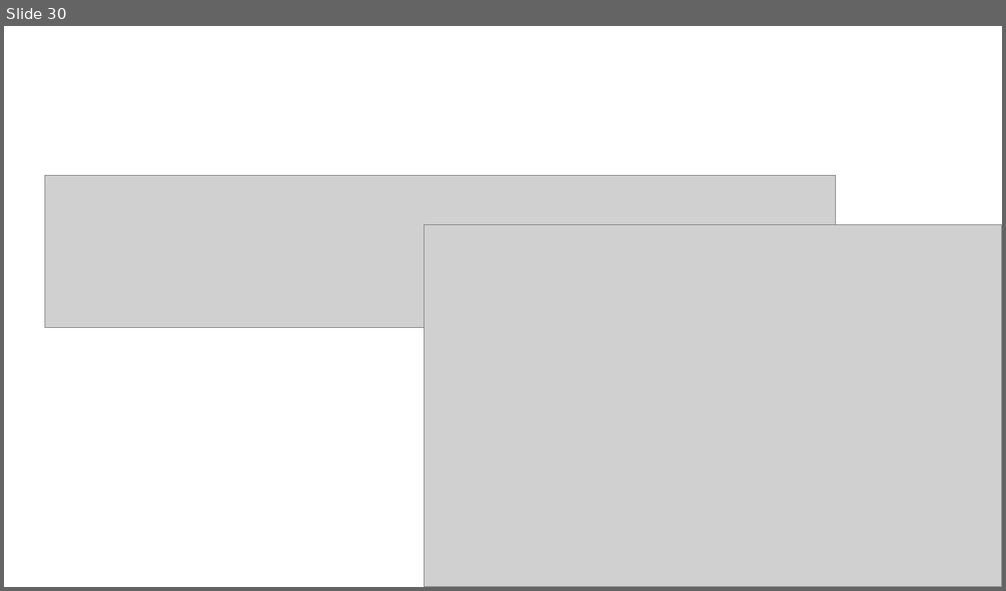
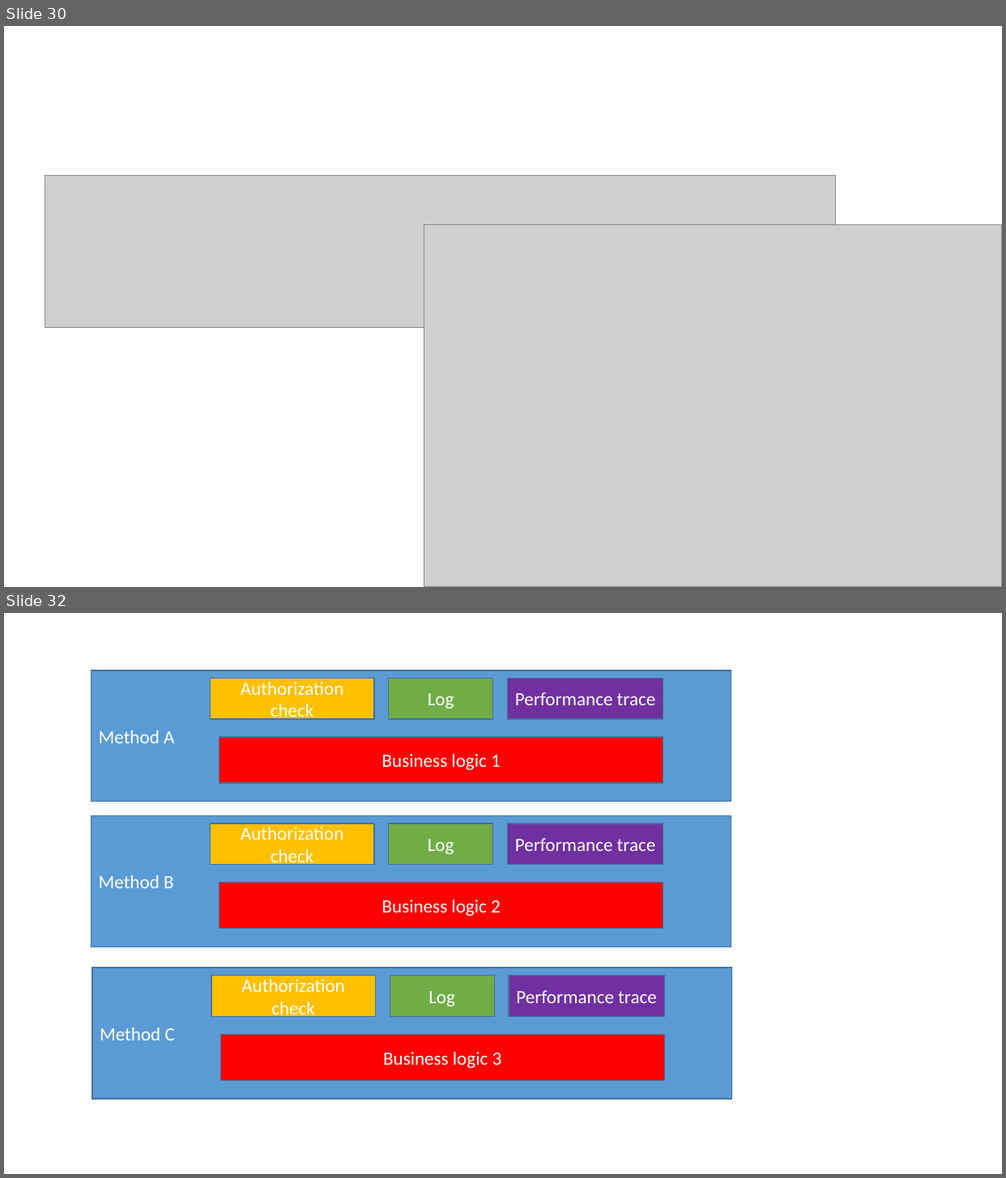
Before and after one commit to Aashish28/jerryslide, a slide deck: Jerry.pptx. Shown one above the other, each under a label of ours: slide 30 before the commit, slides 30 and 32 after it; the slides between them are not shown. The pictures are 1006x591 and 1006x1178 pixels, drawn with LibreOffice and Linux fonts; fonts in the diff are those of the drawing; grey boxes stand for pictures. Boxes give left, top, right and bottom in pixels: in the first picture for what was removed or moved away, otherwise in the second. Text is boxed around its words. In the diff, an @@ line names an element or a change of style, - is before the commit and + after.

Commit message:
AOP

```diff
--- a/Jerry.pptx
+++ b/Jerry.pptx
@@ slide 32 added at (4,613,1002,1174), background #FFFFFF @@
@@ rectangle added at (91,671,731,802), fill #5B9BD5, outline #43739E 1 pt, 18 pt, text #FFFFFF @@
+Method A
@@ rectangle added at (210,678,374,719), fill #FFC000, outline #43739E 1 pt, 18 pt, text #FFFFFF @@
+Authorization check
@@ rectangle added at (389,678,493,719), fill #70AD47, outline #43739E 1 pt, 18 pt, text #FFFFFF @@
+Log
@@ rectangle added at (508,678,663,719), fill #7030A0, outline #43739E 1 pt, 18 pt, text #FFFFFF @@
+Performance trace
@@ rectangle added at (219,737,663,784), fill #FF0000, outline #43739E 1 pt, 18 pt, text #FFFFFF @@
+Business logic 1
@@ rectangle added at (91,815,731,947), fill #5B9BD5, outline #43739E 1 pt, 18 pt, text #FFFFFF @@
+Method B
@@ rectangle added at (210,824,374,865), fill #FFC000, outline #43739E 1 pt, 18 pt, text #FFFFFF @@
+Authorization check
@@ rectangle added at (389,824,493,865), fill #70AD47, outline #43739E 1 pt, 18 pt, text #FFFFFF @@
+Log
@@ rectangle added at (508,824,663,865), fill #7030A0, outline #43739E 1 pt, 18 pt, text #FFFFFF @@
+Performance trace
@@ rectangle added at (219,883,663,929), fill #FF0000, outline #43739E 1 pt, 18 pt, text #FFFFFF @@
+Business logic 2
@@ rectangle added at (92,968,732,1099), fill #5B9BD5, outline #43739E 1 pt, 18 pt, text #FFFFFF @@
+Method C
@@ rectangle added at (211,975,375,1016), fill #FFC000, outline #43739E 1 pt, 18 pt, text #FFFFFF @@
+Authorization check
@@ rectangle added at (390,975,494,1016), fill #70AD47, outline #43739E 1 pt, 18 pt, text #FFFFFF @@
+Log
@@ rectangle added at (509,975,664,1016), fill #7030A0, outline #43739E 1 pt, 18 pt, text #FFFFFF @@
+Performance trace
@@ rectangle added at (220,1034,664,1081), fill #FF0000, outline #43739E 1 pt, 18 pt, text #FFFFFF @@
+Business logic 3
```
Also in this commit, not shown: 1 other slide added.
